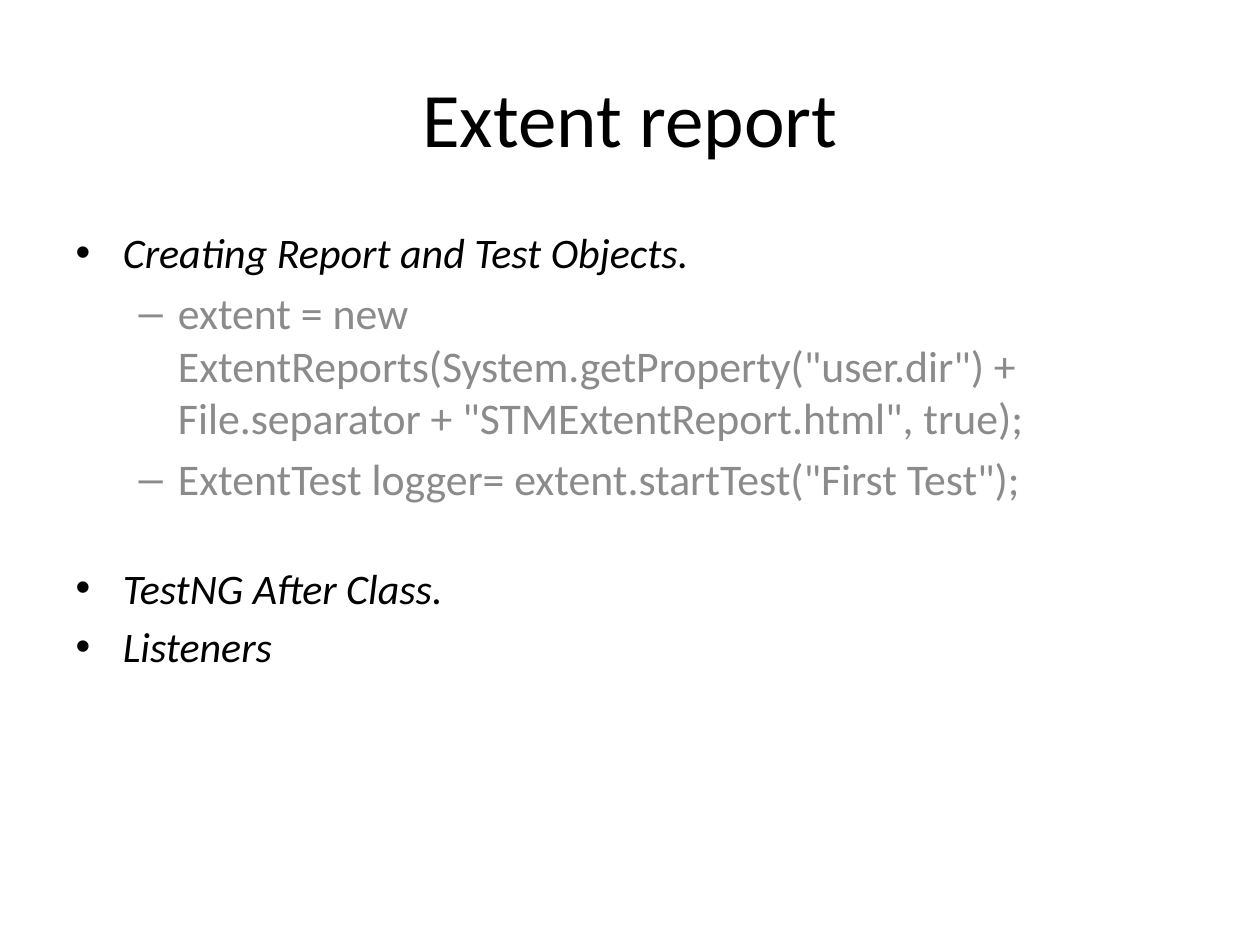
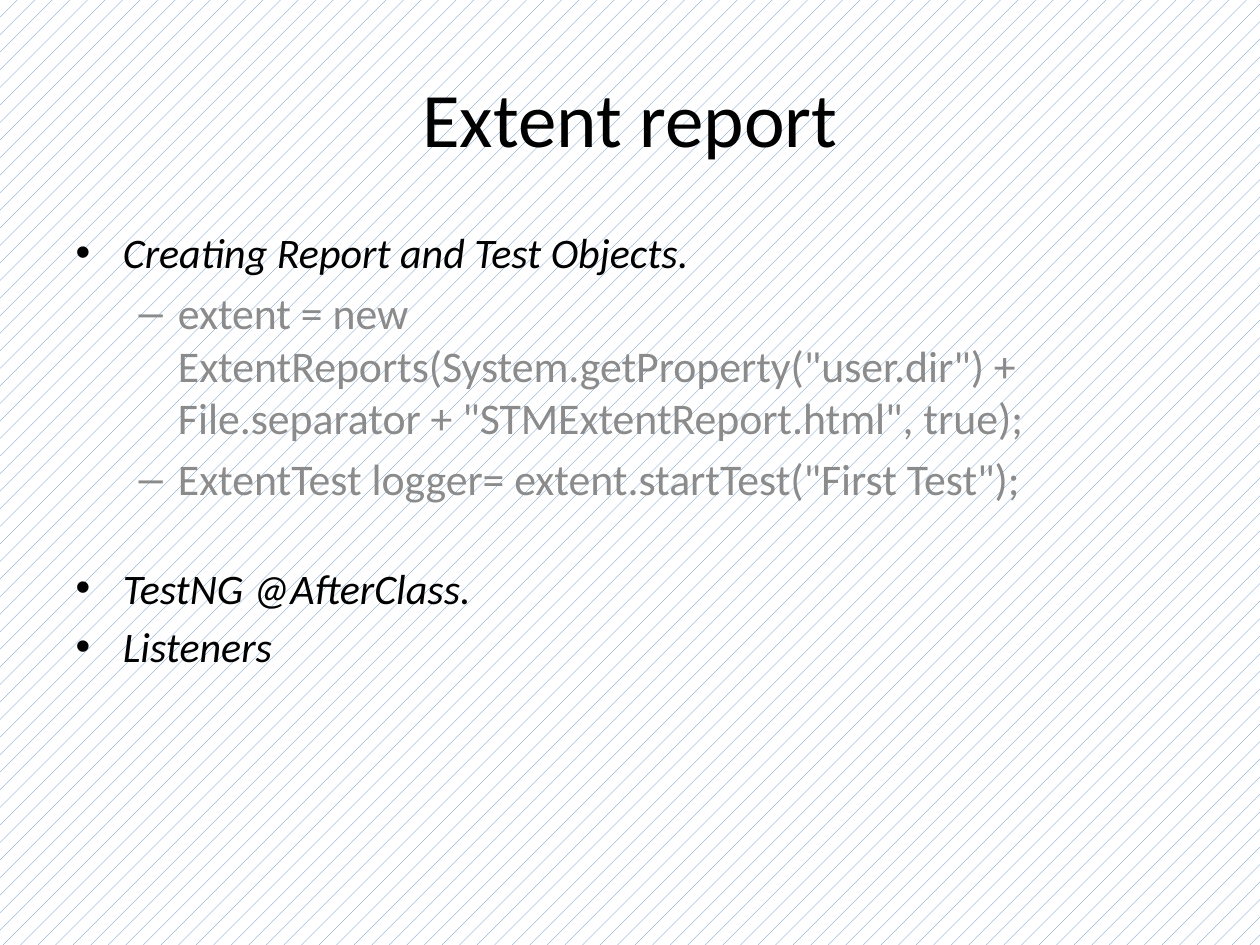
Before and after one commit to makkar-nishant123/WebVirtue, a slide deck: slide 11 of WebVirtue.pptx. Drawn at 1260x945 pixels with LibreOffice and Linux fonts; fonts in the diff are those of the drawing. Boxes give left, top, right and bottom in pixels: in the first picture for what was removed or moved away, otherwise in the second. Text is boxed around its words. In the diff, an @@ line names an element or a change of style, - is before the commit and + after.

```diff
--- a/WebVirtue.pptx
+++ b/WebVirtue.pptx
@@ background #FFFFFF to pattern #4F81BD on #FFFFFF @@
@@ text at [123, 569, 471, 614]: text changed @@
-• TestNG After Class.
+• TestNG @AfterClass.
```
Also in this commit, not shown: 12 other slides changed, 2 slides added, 1 other file.
